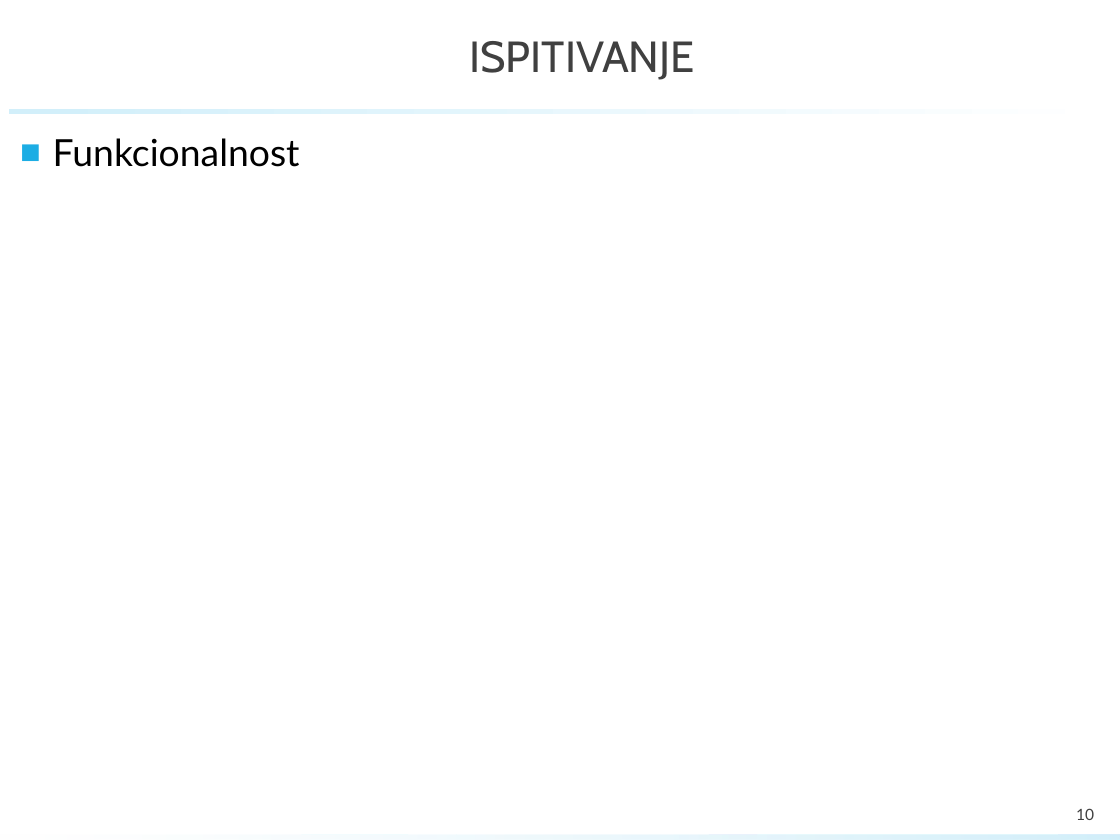
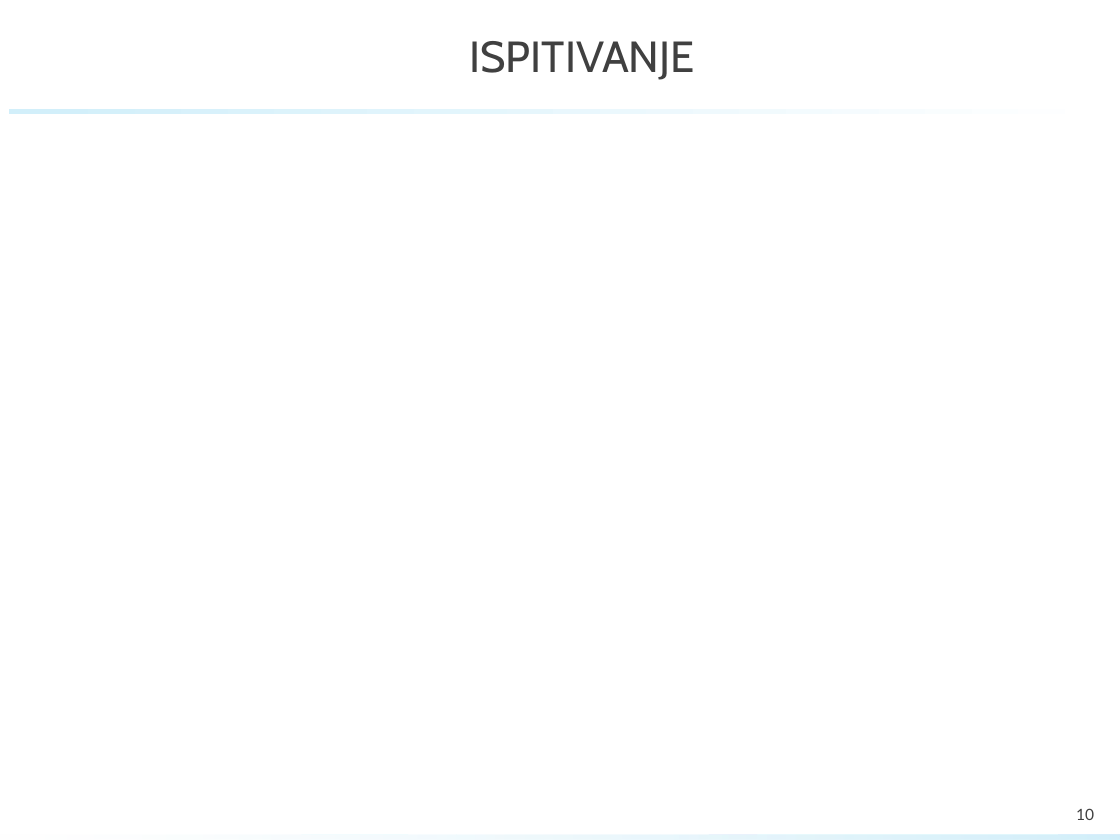
Before and after one commit to GolubIvan/Programsko-inzenjerstvo, a slide deck: slide 10 of PROINZ_TG11_4_eZgrada.pptx. Drawn at 1120x840 pixels with LibreOffice and Linux fonts; fonts in the diff are those of the drawing; background and template pictures are left out. Boxes give left, top, right and bottom in pixels: in the first picture for what was removed or moved away, otherwise in the second. Text is boxed around its words. In the diff, an @@ line names an element or a change of style, - is before the commit and + after.

```diff
--- a/PROINZ_TG11_4_eZgrada.pptx
+++ b/PROINZ_TG11_4_eZgrada.pptx
@@ text removed at [53,138,300,167] @@
-■ Funkcionalnost
```
Also in this commit, not shown: 6 other slides changed, 1 slide removed, 2 other files.
